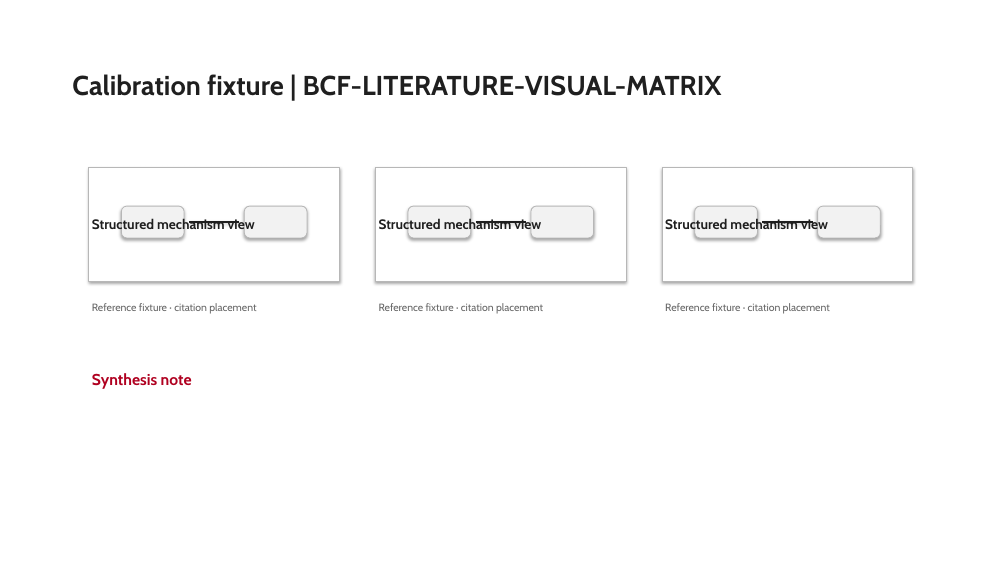
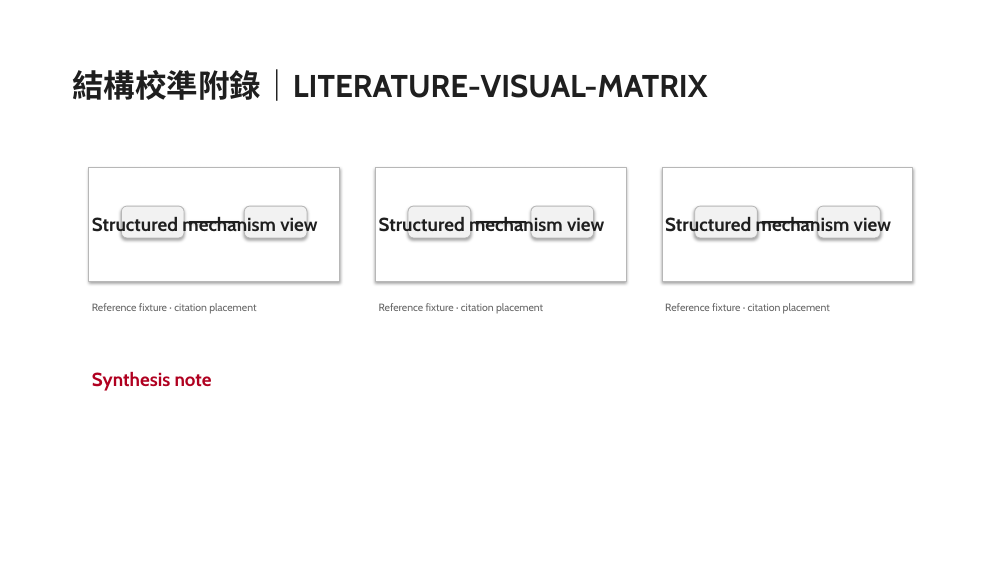
Before and after one commit to Gary0915/AI-Research-SKILLs, a slide deck: slide 24 of thesis-deck-system/artifacts/phase3/planner-composition-candidate-review.pptx (slide 19 before the commit). Drawn at 1008x567 pixels with LibreOffice and Linux fonts; fonts in the diff are those of the drawing. Boxes give left, top, right and bottom in pixels: in the first picture for what was removed or moved away, otherwise in the second. Text is boxed around its words. In the diff, an @@ line names an element or a change of style, - is before the commit and + after.

Commit message:
phase3: materialize real research visual review candidates

```diff
--- a/thesis-deck-system/artifacts/phase3/planner-composition-candidate-review.pptx
+++ b/thesis-deck-system/artifacts/phase3/planner-composition-candidate-review.pptx
@@ title at [72, 69, 707, 101]: text changed; size 26 to 30 pt @@
-Calibration fixture | BCF-LITERATURE-VISUAL-MATRIX
+結構校準附錄｜LITERATURE-VISUAL-MATRIX
@@ size 13 to 18 pt in 3 elements at [92, 216, 317, 237], [379, 216, 604, 237], [665, 216, 891, 237] @@
@@ text "Synthesis note" at [92, 371, 212, 391]: size 15 to 18 pt @@
```
Also in this commit, not shown: 9 other slides changed, 21 slides added, 16 slides removed, 11 other files.
